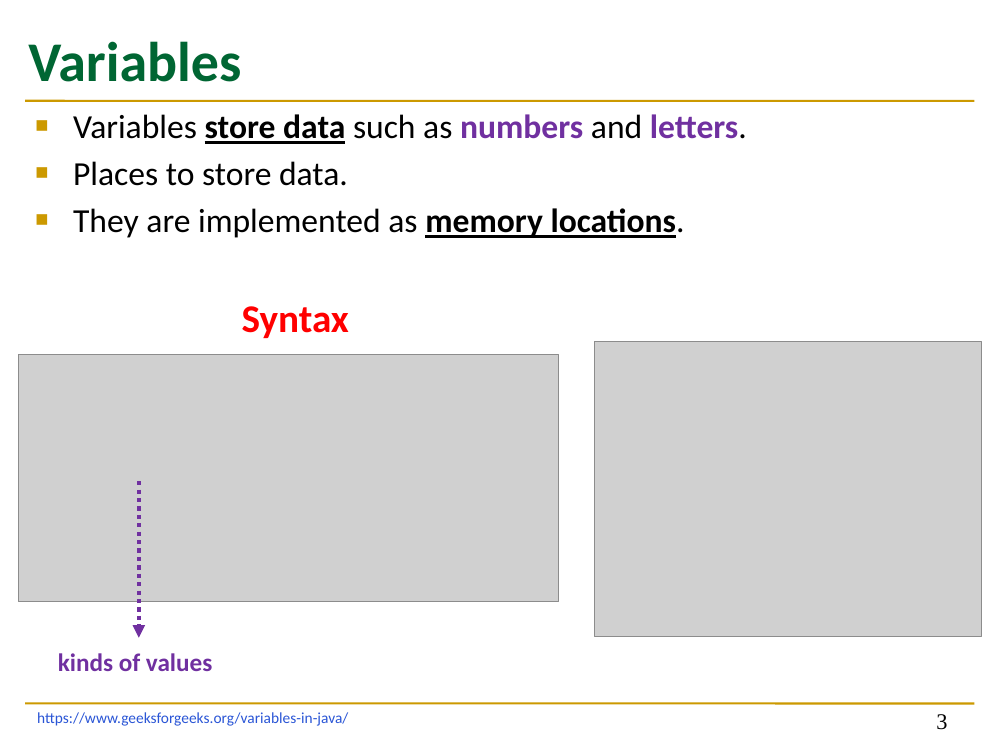
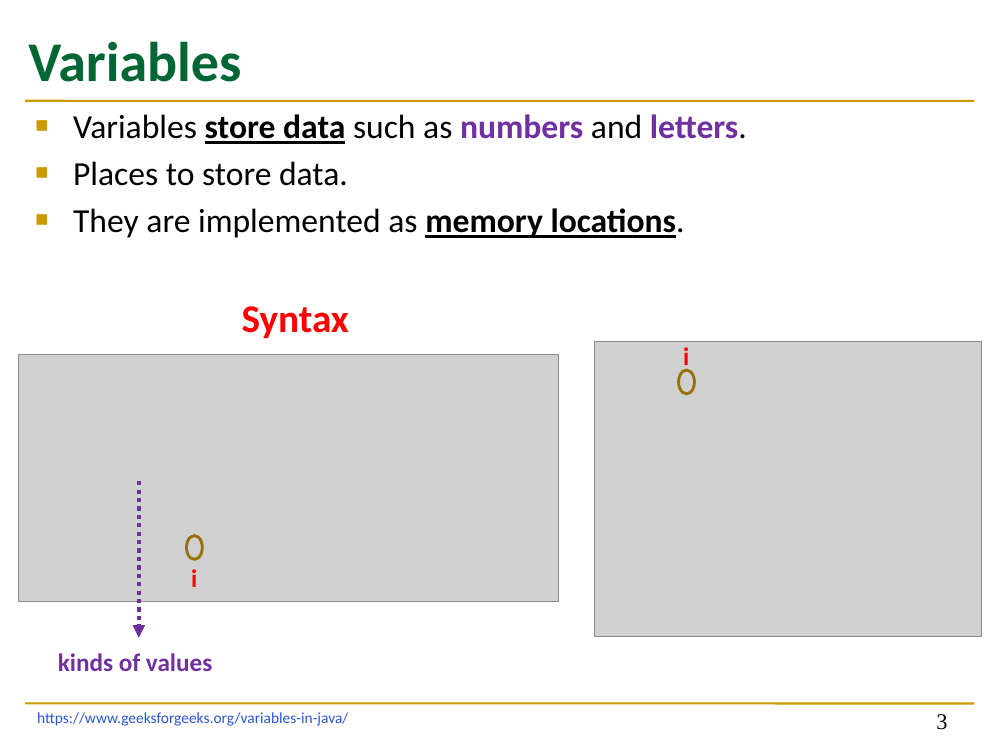
Before and after one commit to NAlmadhoun/CSCI1304, a slide deck: slide 3 of LectureNotes/ProgrammingI-Chapter2-variables-dataTypes-NourAlserr.pptx. Drawn at 1008x756 pixels with LibreOffice and Linux fonts; fonts in the diff are those of the drawing; grey boxes stand for pictures; background and template pictures are left out. Boxes give left, top, right and bottom in pixels: in the first picture for what was removed or moved away, otherwise in the second. Text is boxed around its words. In the diff, an @@ line names an element or a change of style, - is before the commit and + after.

```diff
--- a/LectureNotes/ProgrammingI-Chapter2-variables-dataTypes-NourAlserr.pptx
+++ b/LectureNotes/ProgrammingI-Chapter2-variables-dataTypes-NourAlserr.pptx
@@ text added at (683, 347, 689, 371), 18 pt, text #FF0000, bold @@
+i
@@ ellipse added at (678, 370, 695, 394), outline #977100 2 pt @@
@@ ellipse added at (186, 535, 203, 559), outline #977100 2 pt @@
@@ text added at (191, 569, 197, 587), 18 pt, text #FF0000, bold @@
+i
```
Also in this commit, not shown: 4 other files.
